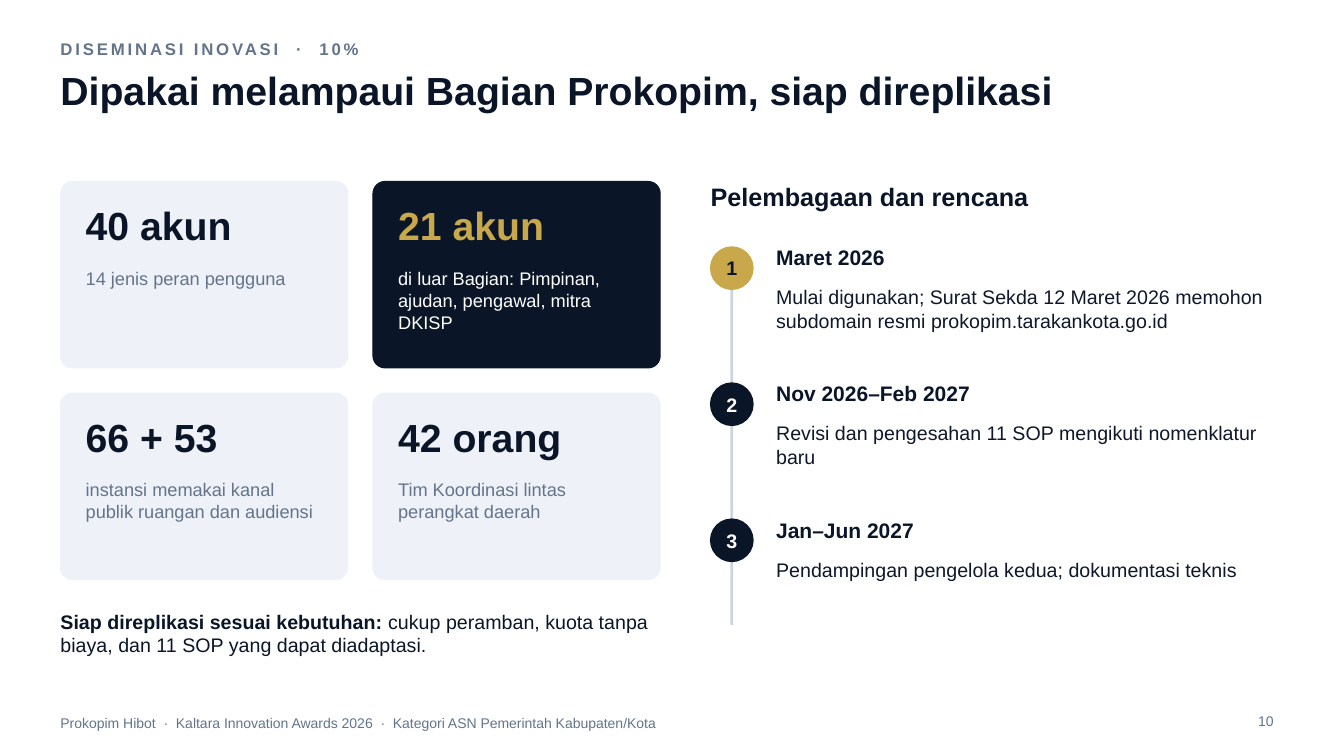
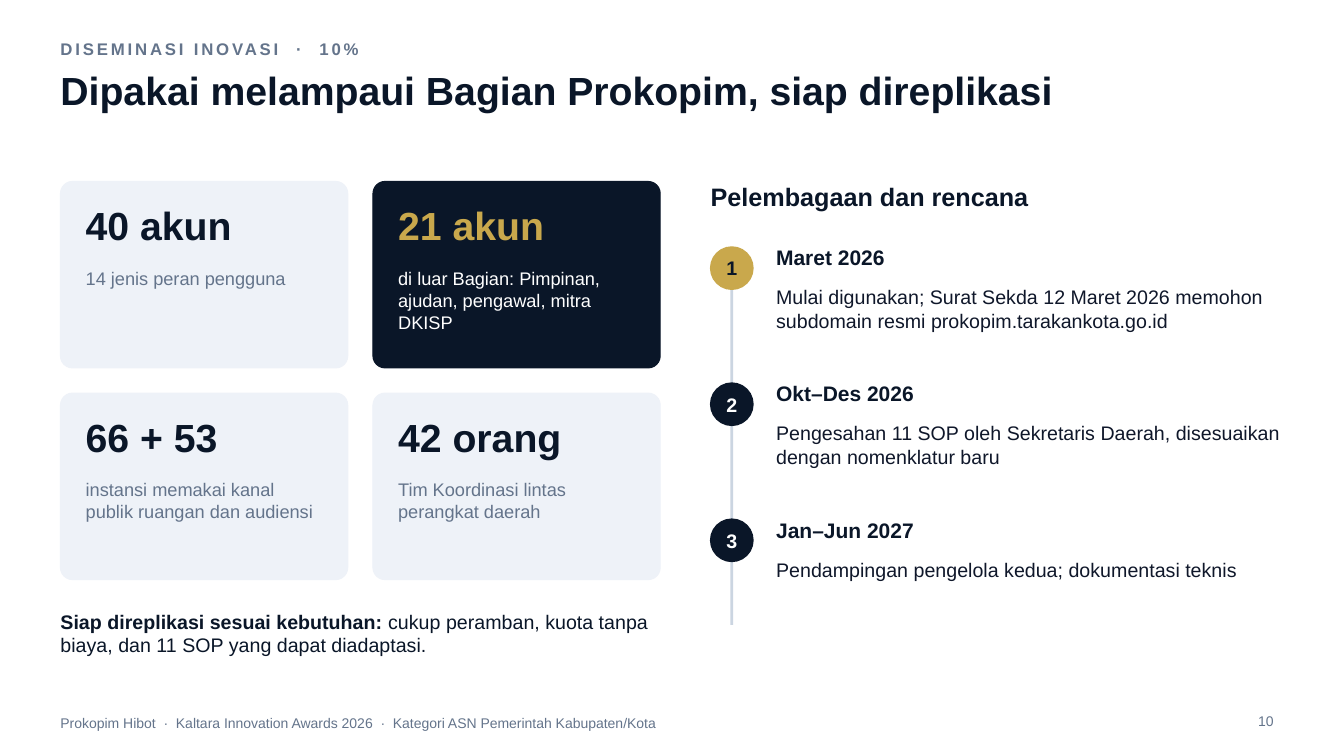
Before and after one commit to ega394/joyful-visuals, a slide deck: slide 10 of docs/lomba/kaltara/Paparan-Prokopim-Hibot-Kaltara-2026.pptx. Drawn at 1344x756 pixels with LibreOffice and Linux fonts; fonts in the diff are those of the drawing; background and template pictures are left out. Boxes give left, top, right and bottom in pixels: in the first picture for what was removed or moved away, otherwise in the second. Text is boxed around its words. In the diff, an @@ line names an element or a change of style, - is before the commit and + after.

```diff
--- a/docs/lomba/kaltara/Paparan-Prokopim-Hibot-Kaltara-2026.pptx
+++ b/docs/lomba/kaltara/Paparan-Prokopim-Hibot-Kaltara-2026.pptx
@@ text at (x1=776, y1=385, x2=914, y2=402): text changed @@
-Nov 2026–Feb 2027
+Okt–Des 2026
@@ text at (x1=776, y1=425, x2=1280, y2=468): text changed @@
-Revisi dan pengesahan 11 SOP mengikuti nomenklatur baru
+Pengesahan 11 SOP oleh Sekretaris Daerah, disesuaikan dengan nomenklatur baru
```
Also in this commit, not shown: 2 other files.
